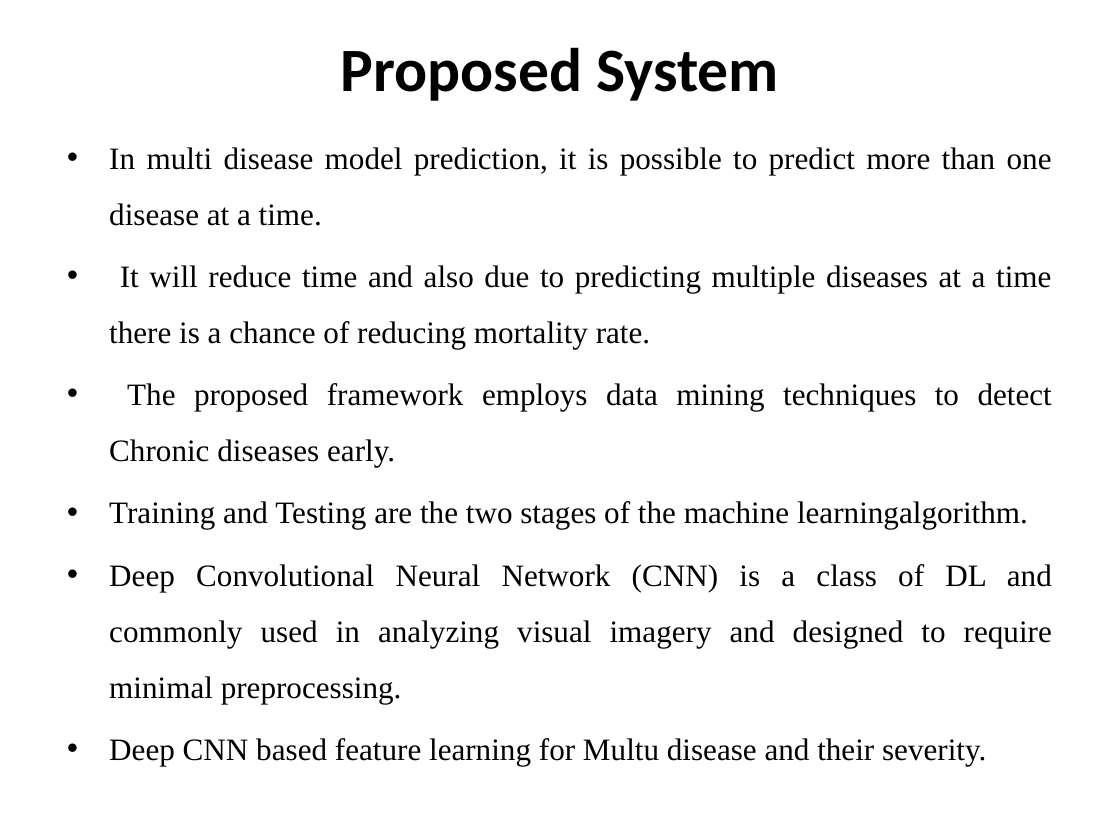
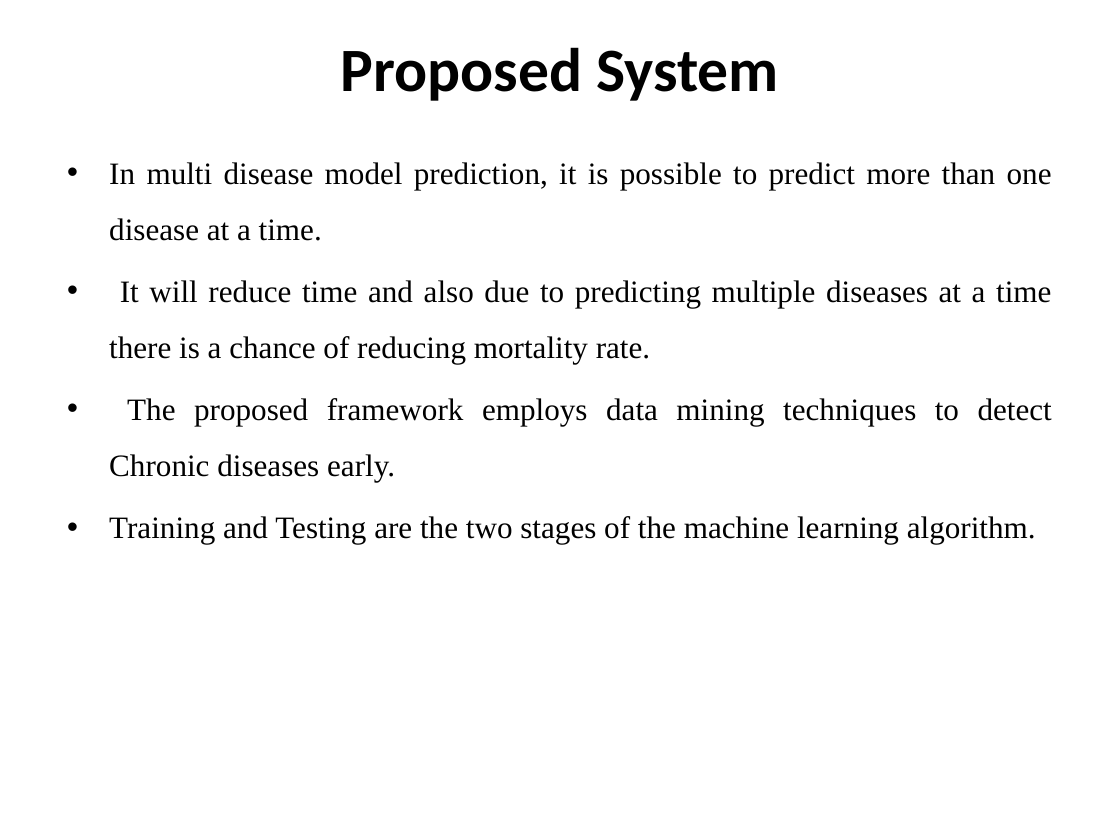
Before and after one commit to VarunKrishnanV/multi-disease-prediciton, a slide deck: slide 8 of others/ppt/finalPPT.pptx (slide 10 before the commit). Drawn at 1120x840 pixels with LibreOffice and Linux fonts; fonts in the diff are those of the drawing. Boxes give left, top, right and bottom in pixels: in the first picture for what was removed or moved away, otherwise in the second. Text is boxed around its words. In the diff, an @@ line names an element or a change of style, - is before the commit and + after.

```diff
--- a/others/ppt/finalPPT.pptx
+++ b/others/ppt/finalPPT.pptx
@@ text "In multi disease model prediction, ...": place and size @@
-text "In multi disease model prediction, ..." at [109,147,1052,765]
+text "In multi disease model prediction, ..." at [109,162,1052,544]
@@ text at [109,516,1036,544]: text changed @@
-• Training and Testing are the two stages of the machine learningalgorithm.
-• Deep Convolutional Neural Network (CNN) is a class of DL and commonly used in analyzing visual imagery and designed to require minimal preprocessing.
-• Deep CNN based feature learning for Multu disease and their severity.
+• Training and Testing are the two stages of the machine learning algorithm.
```
Also in this commit, not shown: 4 other slides changed, 3 slides added, 5 slides removed, 14 other files.
